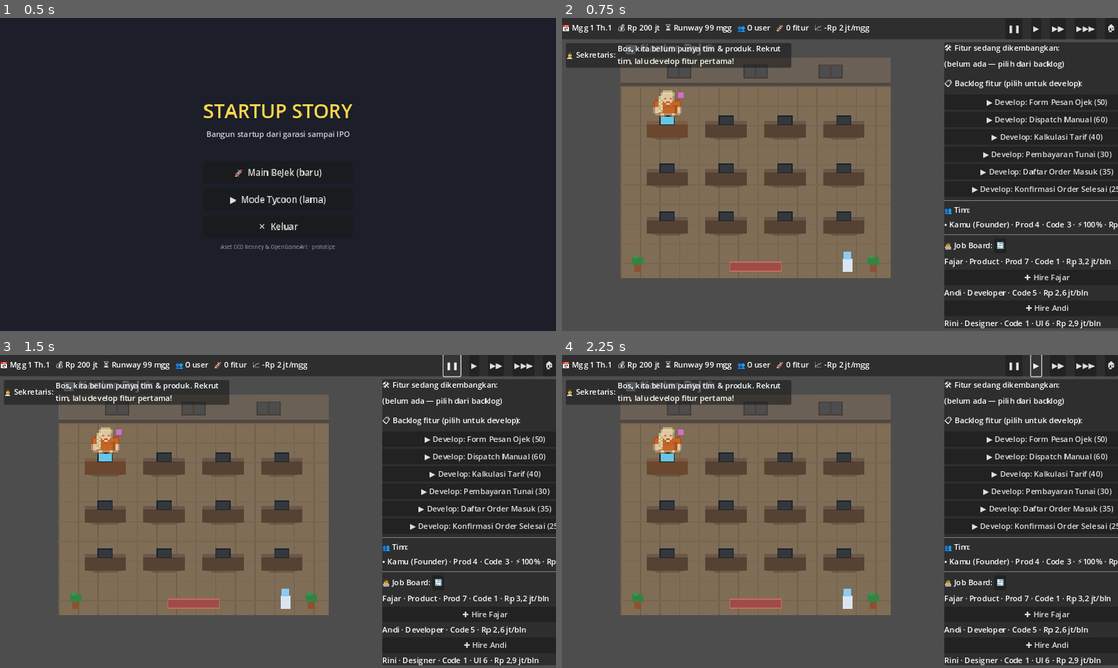
Above: before the commit, frames 1-4 (two rows, left to right).
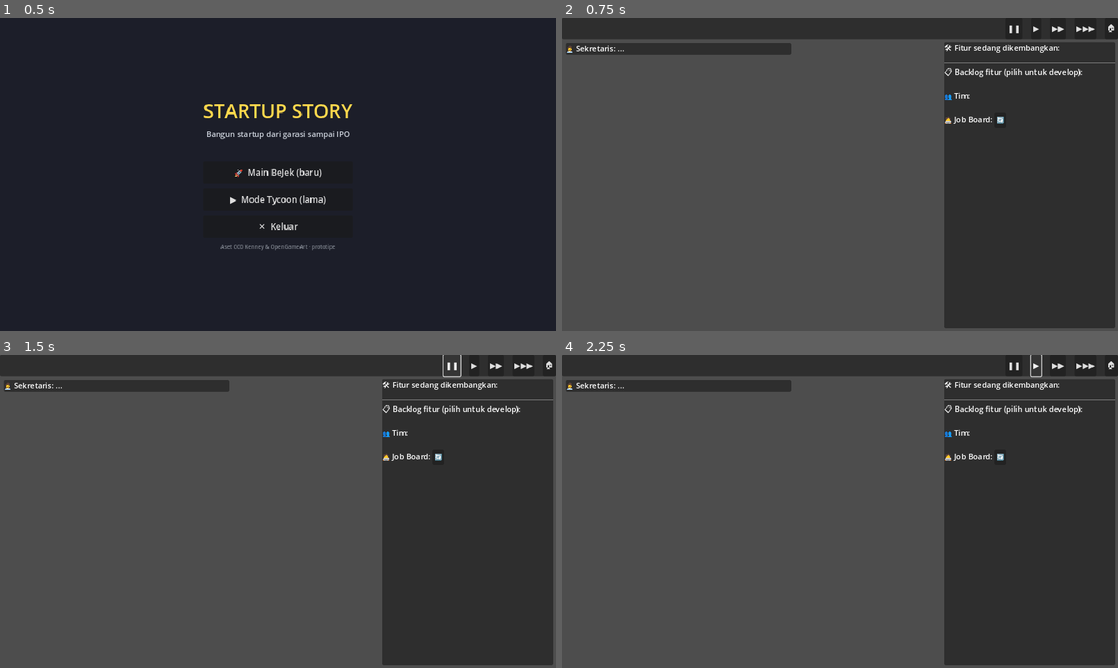
Above: after the commit, the same moments.

Repository: xhijack/game-startup
Game: Godot game, scene res://scenes/main/menu.tscn
Same seed, same stepped clock (60 frames per second), same inputs: the game is played once before the commit and once after it.
Inputs:
- Up to frame 1 (0.5 s): no input
- Up to frame 2 (0.75 s): click "🚀 Main BeJek (baru)" at 0.5 s
- Up to frame 3 (1.5 s): click "❚❚" at 1.25 s
- Up to frame 4 (2.25 s): click "▶" at 2 s

Frame 1 is identical in both runs. In frame 2, 38% of the frame differs, in the area x 0-100%, y 2-100%; in frame 3, 38%; in frame 4, 38%.
Error after the commit: Parse Error: Cannot infer the type of "gap" variable because the value doesn't have a set type. (res://scripts/bejek/bejek_game.gd:298)

Commit message:
BeJek: fix loop mingguan dead-code + Rilis Cepat (§6.2) & Boost opt-in (§6.4)
- FIX kritis: blok ekonomi mingguan (burn kas, user organik, maju minggu,
  cek runway/game-over) nyangkut sebagai dead-code di _phase_skill() →
  tidak pernah jalan. Dipindah ke _advance_week(); tension runway aktif lagi.
- Rilis Cepat: boleh rilis begitu Development penuh walau fase belum DONE →
  skor lebih rendah + risiko insiden (Security tipis/bug → user kabur).
- Boost: judi opt-in saat Development, peluang dari skill coding tim;
  sukses → lonjakan Dev, gagal → bug menumpuk.
- Angka balancing baru di data/balance.json (feature_dev.boost, bejek.rush).
- UI: prompt Ambil/Tolak boost + tombol Rilis Cepat.
- +8 assertion di tests/verify_core.gd (can_release/security_ratio/boost).

Diff:
--- a/data/balance.json
+++ b/data/balance.json
@@ -45,6 +45,16 @@
       "kebut":  { "dev": 1.4, "quality": 0.6, "bug": 1.6 },
       "matang": { "dev": 0.8, "quality": 1.3, "bug": 0.7 },
       "riset":  { "dev": 0.7, "quality": 1.6, "bug": 0.8 }
+    },
+    "boost": {
+      "_note": "Boost = judi opt-in saat Development (§6.4). Ditawarkan sekali per fitur setelah progres dev ≥ offer_at_progress. Peluang sukses = base + coding_tim*per (cap max). Sukses → +success_gain*dev_req ke Development; gagal → +fail_bugs*dev_req bug.",
+      "offer_at_progress": 0.25,
+      "chance_per_week": 0.45,
+      "base_success": 0.35,
+      "success_per_coding": 0.04,
+      "max_success": 0.9,
+      "success_gain": 0.5,
+      "fail_bugs": 0.6
     }
   },
   "bejek": {
@@ -67,6 +77,14 @@
     "stamina_drain": 11,
     "stamina_recover": 16,
     "tired_threshold": 30,
-    "seconds_per_week": { "1": 3.5, "2": 1.6, "3": 0.7 }
+    "seconds_per_week": { "1": 3.5, "2": 1.6, "3": 0.7 },
+    "rush": {
+      "_note": "Rilis cepat (§6.2): boleh rilis begitu Development penuh walau fase belum DONE. Skor otomatis lebih rendah (UI/UX & Security tipis). Tambahan: risiko insiden = (1-security_ratio)*per_gap + bug*per_bug, dibatasi incident_max. Insiden → user_loss_pct user kabur + denda.",
+      "incident_per_security_gap": 0.6,
+      "incident_per_bug": 0.02,
+      "incident_max": 0.85,
+      "incident_user_loss_pct": 0.3,
+      "incident_fine": 0
+    }
   }
 }
--- a/scripts/bejek/bejek_game.gd
+++ b/scripts/bejek/bejek_game.gd
@@ -20,6 +20,8 @@
 var speed: int = 0
 var running: bool = false
 var won: bool = false
+var boost_pending: bool = false   # tawaran boost §6.4 menunggu keputusan pemain
+var _boost_chance: float = 0.0
 
 var _bal: Dictionary = {}
 var _fcfg: Dictionary = {}
@@ -74,6 +76,7 @@
 	speed = 0
 	running = true
 	won = false
+	boost_pending = false
 	# Founder: Product + sedikit coding. Gaji Rp 1000 (founder kerja "gratis";
 	# unit cash = ribuan Rp, jadi 1 = Rp 1.000).
 	var f := _make("Kamu (Founder)", { "product": 4, "coding": 3 }, 1)
@@ -104,6 +107,7 @@
 			emit_signal("notify", "%s → fase %s" % [active.label, active.phase_label()])
 			if active.is_done():
 				emit_signal("notify", "%s SIAP DIRILIS (skor %d%%) — klik Rilis!" % [active.label, int(active.score() * 100)])
+		_maybe_offer_boost()
 	# Stamina: hanya yang BENAR-BENAR berkontribusi di fase ini (skill relevan > 0)
 	# yang capek; sisanya (termasuk yang skill-nya tak dipakai fase ini) ikut pulih.
 	var drain := float(_bj.get("stamina_drain", 9.0))
@@ -119,6 +123,19 @@
 			t.stamina = clampf(t.stamina + rec, 0.0, 100.0)
 		if before > tired and t.stamina <= tired:
 			emit_signal("notify", "%s kelelahan 😴 — istirahatkan (Tarik) biar pulih!" % t.person_name)
+	# Ekonomi & waktu mingguan: user organik dari fitur rilis, kas (revenue − burn),
+	# maju 1 minggu, lalu cek runway (kas < 0 = kalah).
+	users += int(round(_released_score_sum() * float(_bj.get("organic_per_score", 40.0))))
+	economy.cash += weekly_revenue() - weekly_burn()
+	week += 1
+	if week > int(_bj.get("weeks_per_year", 52)):
+		week = 1
+		year += 1
+	emit_signal("changed")
+	if economy.cash < 0.0:
+		running = false
+		speed = 0
+		emit_signal("game_over", "Runway habis — kas di bawah nol.")
 
 func _phase_skill() -> String:
 	if active == null:
@@ -128,18 +145,7 @@
 		FeatureProject.DEV, FeatureProject.FIX: return "coding"
 		FeatureProject.QA: return "qa"
 		_: return ""
-	# Pertumbuhan user organik dari fitur yang sudah dirilis (makin bagus makin tumbuh).
-	users += int(round(_released_score_sum() * float(_bj.get("organic_per_score", 40.0))))
-	economy.cash += weekly_revenue() - weekly_burn()
-	week += 1
-	if week > int(_bj.get("weeks_per_year", 52)):
-		week = 1
-		year += 1
-	emit_signal("changed")
-	if economy.cash < 0.0:
-		running = false
-		speed = 0
-		emit_signal("game_over", "Runway habis — kas di bawah nol.")
+	return ""
 
 # --- keuangan mingguan ---
 
@@ -172,10 +178,63 @@
 		return false
 	active = FeatureProject.new(def)
 	assigned = talents.duplicate()  # default: semua ditugaskan
+	boost_pending = false
 	pool.erase(def)
 	emit_signal("notify", "Mulai develop: %s (fase PRD — tugaskan Product!)" % active.label)
 	emit_signal("changed")
 	return true
+
+# --- Boost: judi opt-in saat Development (§6.4) ---
+
+## Sesekali, di tengah Development, tim menawarkan terobosan. Sekali per fitur.
+func _maybe_offer_boost() -> void:
+	if active == null or boost_pending or active.boost_used or active.boost_offered:
+		return
+	if active.phase != FeatureProject.DEV:
+		return
+	var bcfg: Dictionary = _fcfg.get("boost", {})
+	if active.dev_progress() < float(bcfg.get("offer_at_progress", 0.25)):
+		return
+	if randf() >= float(bcfg.get("chance_per_week", 0.5)):
+		return
+	active.boost_offered = true
+	boost_pending = true
+	_boost_chance = active.boost_success_chance(assigned, bcfg)
+	emit_signal("notify", "💡 %s nawarin terobosan buat %s — peluang sukses %d%%. Ambil risikonya?" % [
+		_boost_proposer(), active.label, int(_boost_chance * 100)])
+	emit_signal("changed")
+
+func boost_chance() -> float:
+	return _boost_chance
+
+func _boost_proposer() -> String:
+	for t in assigned:
+		if t.coding > 0:
+			return t.person_name
+	return "Tim"
+
+func accept_boost() -> void:
+	if not boost_pending or active == null:
+		return
+	boost_pending = false
+	active.boost_used = true
+	var bcfg: Dictionary = _fcfg.get("boost", {})
+	var success := randf() < _boost_chance
+	active.resolve_boost(success, bcfg)
+	if success:
+		emit_signal("notify", "🚀 Terobosan BERHASIL! Development %s melonjak." % active.label)
+	else:
+		emit_signal("notify", "💥 Terobosan GAGAL — bug menumpuk di %s. (QA bakal sibuk)" % active.label)
+	emit_signal("changed")
+
+func decline_boost() -> void:
+	if not boost_pending:
+		return
+	boost_pending = false
+	if active != null:
+		active.boost_used = true
+	emit_signal("notify", "Main aman — terobosan ditolak.")
+	emit_signal("changed")
 
 func set_focus_mode(m: String) -> void:
 	if active != null:
@@ -205,8 +264,11 @@
 		_: return "siap rilis"
 
 func release() -> bool:
-	if active == null or not active.is_done():
+	# Development (fungsi inti) wajib penuh; sisanya boleh dikorbankan = rilis cepat (§6.2).
+	if active == null or not active.can_release():
 		return false
+	boost_pending = false
+	var rushed := not active.is_done()
 	var sc := active.score()
 	var review := int(round(sc * float(_bj.get("review_max", 40.0))))
 	var rmult := _review_mult(review)
@@ -214,7 +276,10 @@
 	var gained := int(round(sc * float(_bj.get("users_per_release", 4500.0)) * rmult))
 	users += gained
 	released.append({ "label": active.label, "score": sc, "review": review })
-	emit_signal("notify", "📰 %s — Review %d/40 → %s +%s user" % [active.label, review, _review_verdict(review), _group(gained)])
+	var tag := " ⚡(cepat)" if rushed else ""
+	emit_signal("notify", "📰 %s%s — Review %d/40 → %s +%s user" % [active.label, tag, review, _review_verdict(review), _group(gained)])
+	if rushed:
+		_resolve_incident(active)
 	active = null
 	assigned.clear()
 	emit_signal("changed")
@@ -225,6 +290,22 @@
 		speed = 0
 		emit_signal("game_won", users)
 	return true
+
+## Risiko insiden rilis cepat (§6.2): makin tipis Security & makin banyak bug, makin
+## besar peluang akun diretas / data bocor / server down → user kabur massal.
+func _resolve_incident(feat) -> void:
+	var rc: Dictionary = _bj.get("rush", {})
+	var gap := 1.0 - feat.security_ratio()
+	var chance := clampf(
+		gap * float(rc.get("incident_per_security_gap", 0.6)) + feat.bugs * float(rc.get("incident_per_bug", 0.02)),
+		0.0, float(rc.get("incident_max", 0.9)))
+	if randf() >= chance:
+		return
+	var lost := int(round(users * float(rc.get("incident_user_loss_pct", 0.3))))
+	users = maxi(0, users - lost)
+	var fine := float(rc.get("incident_fine", 0.0))
+	economy.cash -= fine
+	emit_signal("notify", "⚠️ INSIDEN! %s kebobolan — %s user kabur. Akibat rilis kecepetan tanpa Security." % [feat.label, _group(lost)])
 
 func _review_mult(r: int) -> float:
 	if r >= int(_bj.get("review_viral_at", 34)): return float(_bj.get("review_mult_viral", 1.8))
--- a/scripts/bejek/bejek_ui.gd
+++ b/scripts/bejek/bejek_ui.gd
@@ -129,10 +129,25 @@
 		_lbl(_active_box, "   %s: %d" % [dim[1], int(a.dims[dim[0]])])
 	if a.bugs_found > 0.5:
 		_lbl(_active_box, "   🐞 Bug ditemukan: %d" % int(a.bugs_found))
+	# Boost (§6.4): tawaran judi opt-in di tengah Development.
+	if _game.boost_pending:
+		var bl := _lbl(_active_box, "💡 Terobosan ditawarkan! Sukses %d%% → lonjakan Dev · gagal → bug." % int(_game.boost_chance() * 100))
+		bl.autowrap_mode = TextServer.AUTOWRAP_WORD_SMART
+		bl.add_theme_color_override("font_color", Color(1, 0.8, 0.3))
+		var brow := HBoxContainer.new()
+		_active_box.add_child(brow)
+		var ab := _btn(brow, "✅ Ambil", func(): _game.accept_boost())
+		ab.size_flags_horizontal = Control.SIZE_EXPAND_FILL
+		var db := _btn(brow, "❌ Tolak", func(): _game.decline_boost())
+		db.size_flags_horizontal = Control.SIZE_EXPAND_FILL
 	if a.is_done():
 		var b := _btn(_active_box, "🚀 RILIS (skor %d%%)" % int(a.score() * 100), func(): _game.release())
 		b.add_theme_color_override("font_color", Color(0.4, 1, 0.5))
 	else:
+		# Rilis cepat (§6.2): aktif begitu Development penuh, walau belum matang.
+		if a.can_release():
+			var rb := _btn(_active_box, "⚡ Rilis Cepat (skor %d%% — berisiko)" % int(a.score() * 100), func(): _game.release())
+			rb.add_theme_color_override("font_color", Color(1, 0.6, 0.3))
 		# Roster: tugaskan / tarik employee dari fitur ini (tombol full-width).
 		_lbl(_active_box, "Tugaskan tim:")
 		for t in _game.talents:
--- a/scripts/core/feature_dev.gd
+++ b/scripts/core/feature_dev.gd
@@ -28,6 +28,9 @@
 var _prd_progress: float = 0.0
 var _qa_progress: float = 0.0
 var dev_req: float = 50.0      # ukuran fitur (effort Development)
+
+var boost_offered: bool = false    # boost §6.4 sudah pernah ditawarkan utk fitur ini
+var boost_used: bool = false       # sudah diambil/ditolak (sekali per fitur)
 
 const MODE_LABEL := { "normal": "Normal", "kebut": "Kebut Rilis", "matang": "Matang", "riset": "Riset" }
 
@@ -115,8 +118,35 @@
 	var scale := maxf(1.0, dev_req)
 	var cre := clampf(dims.creativity / (scale * 0.6), 0.0, 1.0)
 	var ux := clampf(dims.ui_ux / (scale * 0.6), 0.0, 1.0)
-	var sec := clampf(dims.security / (scale * 0.5), 0.0, 1.0)
+	var sec := security_ratio()
 	var dev := clampf(dims.development / scale, 0.0, 1.0)
 	var q := (cre + ux + sec + dev) / 4.0
 	var bug_pen := clampf(bugs_found / (scale * 0.3), 0.0, 1.0) * 0.4
 	return clampf(q - bug_pen, 0.0, 1.0)
+
+## Progres Development 0..1 — syarat tawaran boost & ambang rilis cepat.
+func dev_progress() -> float:
+	return clampf(dims.development / maxf(1.0, dev_req), 0.0, 1.0)
+
+## Rasio Security 0..1 — dipakai skor & perhitungan risiko insiden rilis cepat.
+func security_ratio() -> float:
+	return clampf(dims.security / maxf(1.0, dev_req * 0.5), 0.0, 1.0)
+
+## Boleh dirilis bila Development (fungsi inti) sudah penuh — walau fase belum DONE
+## (= rilis cepat / §6.2). Komponen lain yang kurang jadi konsekuensi, bukan blokir.
+func can_release() -> bool:
+	return dims.development >= dev_req
+
+## Peluang sukses boost dari skill coding tim yang ditugaskan (§6.4). cfg = feature_dev.boost.
+func boost_success_chance(talents: Array, cfg: Dictionary) -> float:
+	var coding := _sum(talents, "coding")
+	var base := float(cfg.get("base_success", 0.35))
+	var per := float(cfg.get("success_per_coding", 0.04))
+	return clampf(base + coding * per, 0.0, float(cfg.get("max_success", 0.9)))
+
+## Terapkan hasil boost: sukses → lonjakan Development; gagal → bug menumpuk (§6.4).
+func resolve_boost(success: bool, cfg: Dictionary) -> void:
+	if success:
+		dims.development += dev_req * float(cfg.get("success_gain", 0.5))
+	else:
+		bugs += dev_req * float(cfg.get("fail_bugs", 0.6))
--- a/tests/verify_core.gd
+++ b/tests/verify_core.gd
@@ -178,5 +178,27 @@
 	feat2.apply_week([Talent.new({ "product": 10, "stamina": 100 }), Talent.new({ "management": 4, "stamina": 100 })], fcfg)
 	_almost(feat2.dims.creativity, 12.0, 0.01, "feat_management_boost")
 
+	# --- BeJek: Rilis cepat (§6.2) — Development wajib penuh, sisanya konsekuensi ---
+	var fr := FeatureProject.new({ "id": "r", "dev": 50 })
+	_ok(not fr.can_release(), "rush_blocked_when_dev_empty")
+	fr.dims.development = 50.0
+	_ok(fr.can_release(), "rush_ok_when_dev_full")
+	fr.dims.security = 0.0
+	_almost(fr.security_ratio(), 0.0, 0.001, "rush_security_ratio_empty")
+	fr.dims.security = 25.0  # dev_req*0.5 = 25 → ratio penuh
+	_almost(fr.security_ratio(), 1.0, 0.001, "rush_security_ratio_full")
+
+	# --- BeJek: Boost (§6.4) — peluang dari coding, sukses naikkan Dev, gagal tambah bug ---
+	var bcfg := { "base_success": 0.3, "success_per_coding": 0.05, "max_success": 0.9, "success_gain": 0.5, "fail_bugs": 0.6 }
+	var fb := FeatureProject.new({ "id": "b", "dev": 50 })
+	_almost(fb.boost_success_chance([Talent.new({ "coding": 8, "stamina": 100 })], bcfg), 0.7, 0.001, "boost_chance_from_coding")
+	_almost(fb.boost_success_chance([Talent.new({ "coding": 20, "stamina": 100 })], bcfg), 0.9, 0.001, "boost_chance_capped")
+	fb.dims.development = 10.0
+	fb.resolve_boost(true, bcfg)
+	_almost(fb.dims.development, 35.0, 0.001, "boost_success_raises_dev")
+	var fb2 := FeatureProject.new({ "id": "b2", "dev": 50 })
+	fb2.resolve_boost(false, bcfg)
+	_almost(fb2.bugs, 30.0, 0.001, "boost_fail_adds_bugs")
+
 	print("[VERIFY] PASS=%d FAIL=%d" % [_pass, _fail])
 	quit(1 if _fail > 0 else 0)
Not shown, changed: docs/PROGRESS.md
